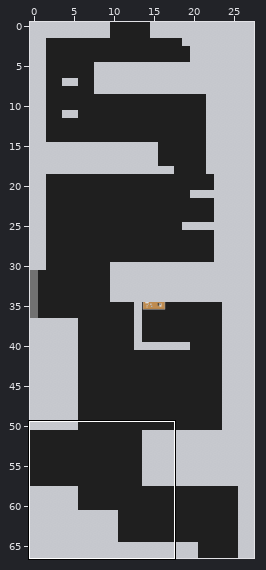
Tiled map (JSON), stored at assets/tiled/rooms/basement_a.json. The first picture is a wide view before the edit; the outline marks the close-up.
Close-up. Before the edit:
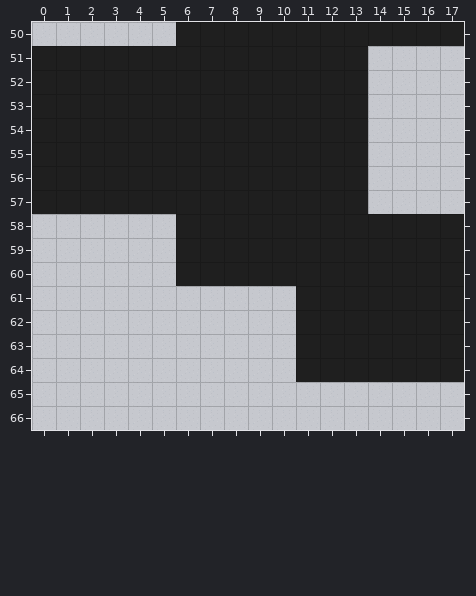
Cells are 24x24 px. Shown: x 0..17, y 50..66. The commit also changed other parts of the map, which this record leaves out.
After:
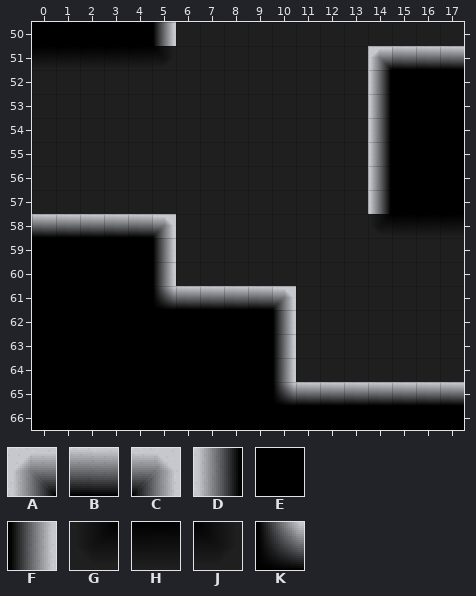
Key: from "other": A 220, B 221, C 222, D 264, E 265, F 266, G 308, H 309, J 310, K 440.
_ is an empty cell.
Tiles of an added or newly shown layer are drawn over the layers below it.
See-through tiles are keyed as they look on the map.
Difference:
Layer "shadow" (added):
y 50: x 0..5 ______ -> EEEEEF
y 51: x 0..5 ______ -> HHHHHJ; x 14..17 ____ -> ABBB
y 52..57: x 14..17 ____ -> DEEE
y 58: x 0..5 ______ -> BBBBBC; x 14..17 ____ -> GHHH
y 59..60: x 0..5 ______ -> EEEEEF
y 61: x 0..10 ___________ -> EEEEEKBBBBC
y 62..64: x 0..10 ___________ -> EEEEEEEEEEF
y 65: x 0..17 __________________ -> EEEEEEEEEEKBBBBBBB
y 66: x 0..17 __________________ -> EEEEEEEEEEEEEEEEEE
Where, in picture pixels (left, top, right, bottom), the same in both close-ups:
added: (32, 22, 464, 430)
